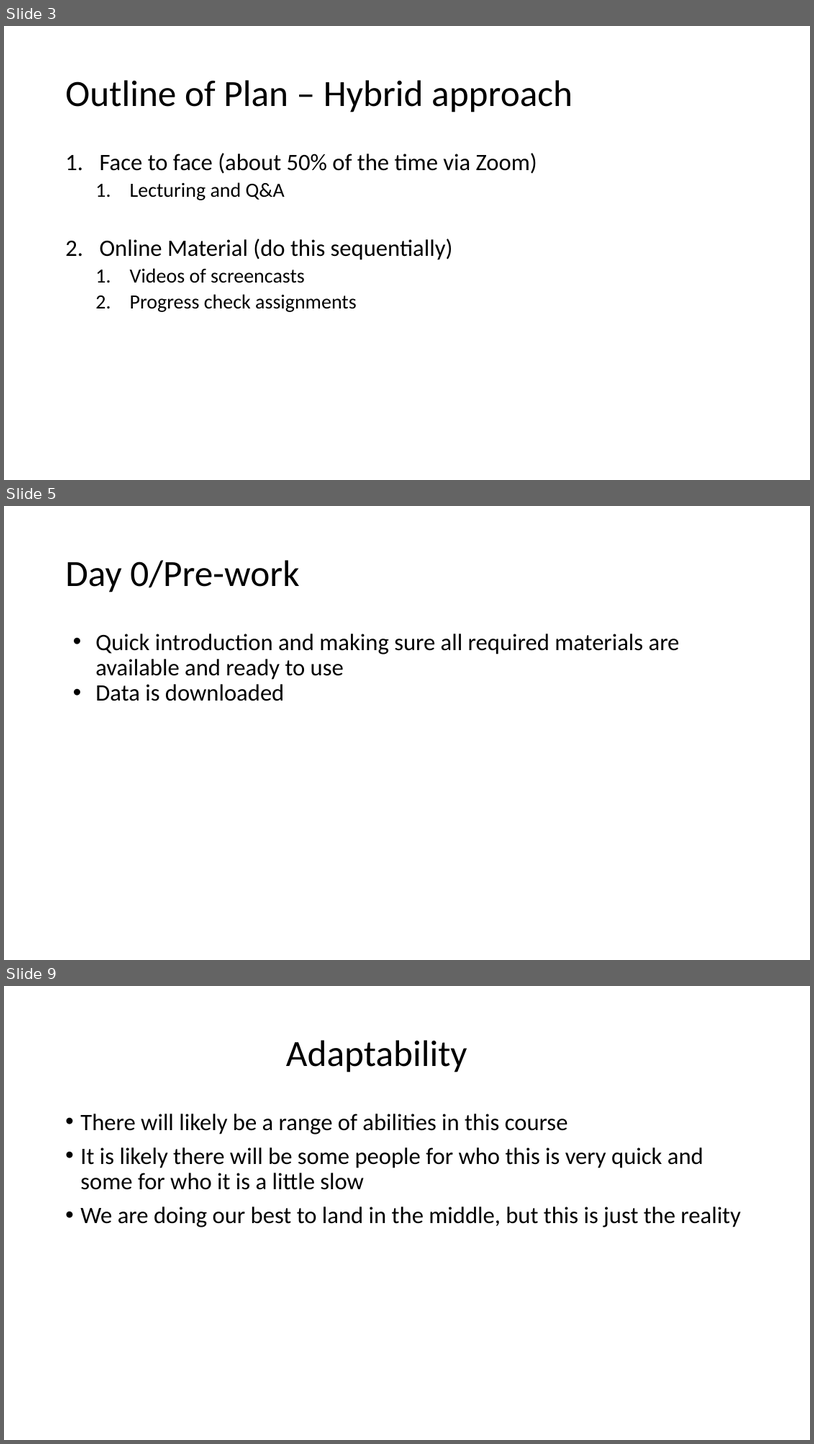
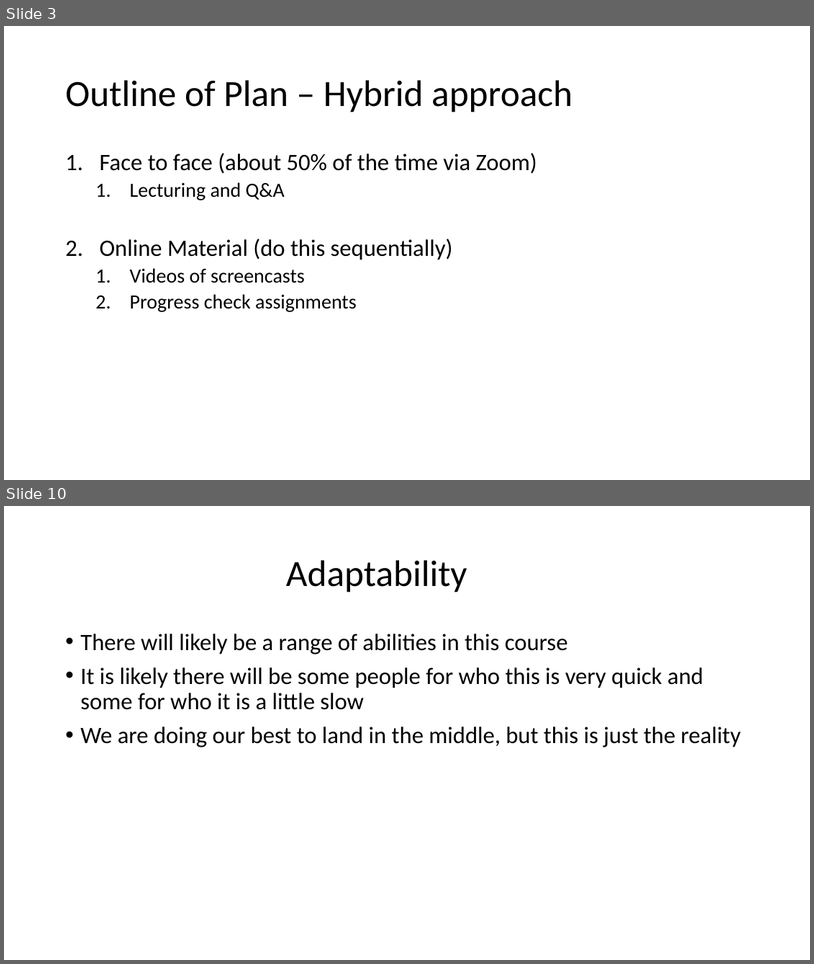
Before and after one commit to ggerlach1/BIOF085, a slide deck: workshop_documents/Introduction_workshop_slides.pptx. Shown one above the other, each under a label of ours: slides 3, 5 and 9 before the commit, slides 3 and 10 after it; the slides between them are not shown. The pictures are 814x1444 and 814x964 pixels, drawn with LibreOffice and Linux fonts; fonts in the diff are those of the drawing. Boxes give left, top, right and bottom in pixels: in the first picture for what was removed or moved away, otherwise in the second. Text is boxed around its words. In the diff, an @@ line names an element or a change of style, - is before the commit and + after.

```diff
--- a/workshop_documents/Introduction_workshop_slides.pptx
+++ b/workshop_documents/Introduction_workshop_slides.pptx
@@ slide 5 removed at [4,506,810,960], background #FFFFFF @@
@@ title removed at [65,560,299,592] @@
-Day 0/Pre-work
@@ text removed at [95,633,680,701] @@
-• Quick introduction and making sure all required materials are available and ready to use
-• Data is downloaded
@@ what was slide 9 is now slide 10 @@
```
Also in this commit, not shown: 6 slides changed, 2 slides added, 3 other files.
